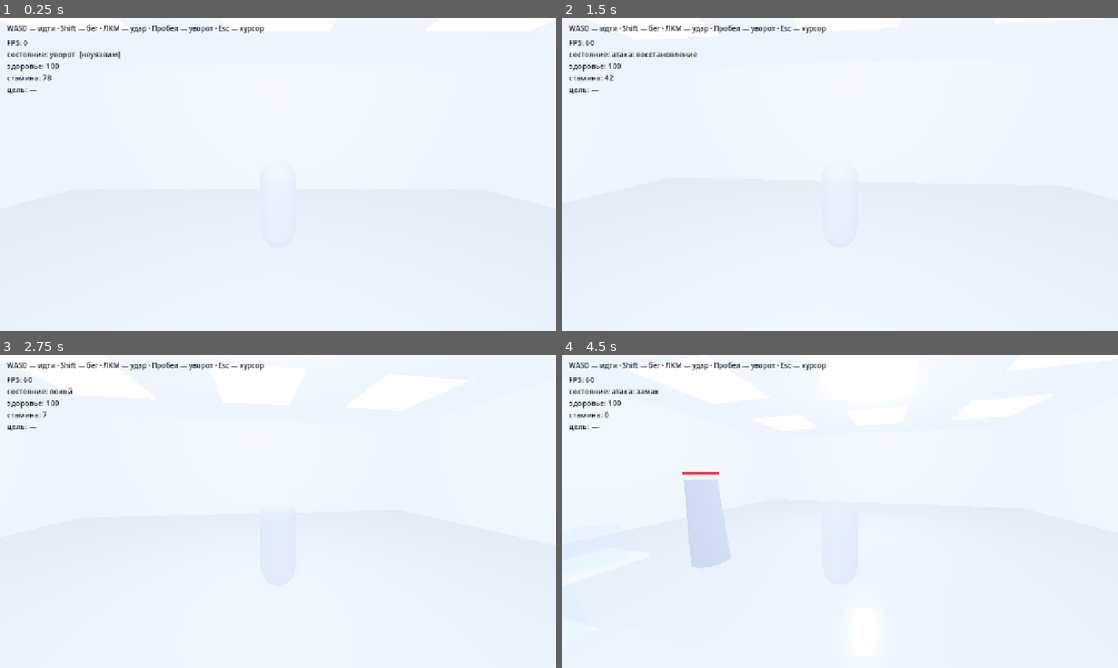
Above: before the commit, frames 1-4 (two rows, left to right).
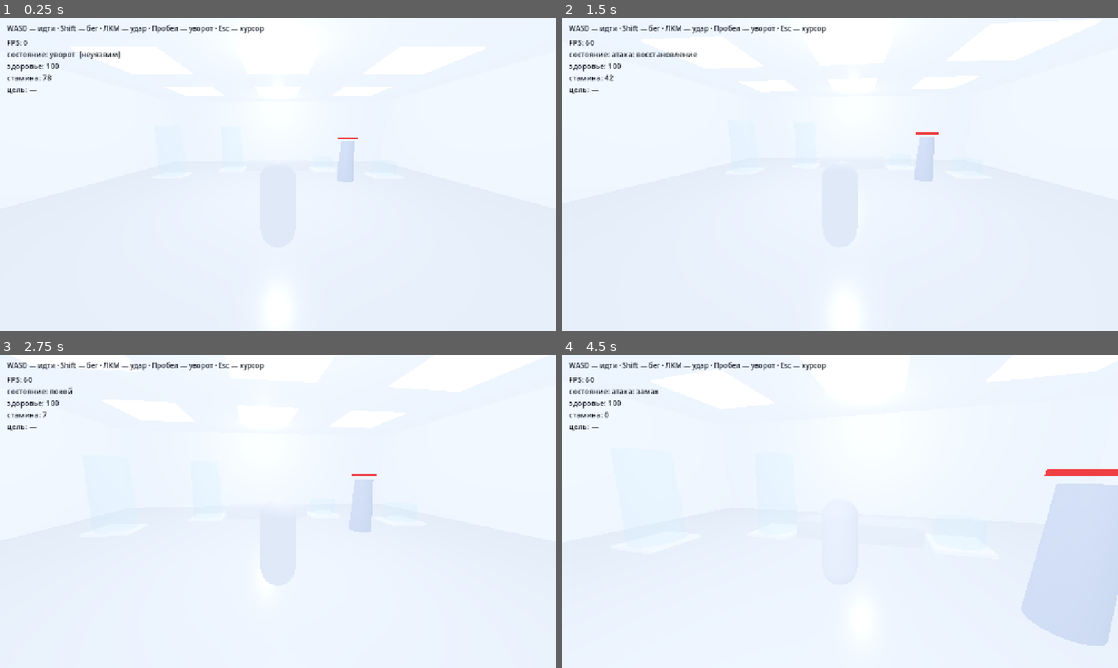
Above: after the commit, the same moments.

Repository: IAmStarhead/Project-Gene
Game: Godot game, scene res://scenes/main.tscn
Same seed, same stepped clock (60 frames per second), same inputs: the game is played once before the commit and once after it.
Inputs (mouse positions are in pixels of both pictures, inside the frame that each line leads up to):
- Up to frame 1 (0.25 s): no input
- Up to frame 2 (1.5 s): move the mouse to (867, 174) at 0.52 s; hold Space (dodge) 0.53-1.28 s; hold W (move_forward) from 0.53 s (still down); move the mouse to (812, 174) at 1.27 s; click (812, 174) at 1.35 s
- Up to frame 3 (2.75 s): keep holding W (move_forward); tap Space (dodge) at 1.55 s; move the mouse to (289, 505) at 2.02 s; hold Space (dodge) from 2.03 s (still down)
- Up to frame 4 (4.5 s): keep holding W (move_forward); move the mouse to (834, 517) at 2.77 s; release Space (dodge) at 2.78 s; tap Shift (run) at 2.85 s; tap Space (dodge) at 3.05 s; tap Enter at 3.5 s; move the mouse to (878, 514) at 3.52 s; hold Space (dodge) 3.53-4.28 s; move the mouse to (795, 508) at 4.27 s; click (795, 508) at 4.35 s

The runs differ from the first frame. In frame 1, 0.4% of the frame differs, in the area x 60-65%, y 38-53%; in frame 2, 0.5%; in frame 3, 0.4%; in frame 4, 5.8%, in the area x 21-100%, y 36-93%.

Commit message:
Исправлен поворот персонажа: модель смотрит в +Z, а не в -Z
Без этого персонаж поворачивался спиной к направлению движения
и конус удара не совпадал с камерой.

Co-authored-by: arena-agent <297053741+arena-agent@users.noreply.github.com>

Diff:
--- a/prototype/scripts/player.gd
+++ b/prototype/scripts/player.gd
@@ -132,7 +132,8 @@
 	velocity.z = move_toward(velocity.z, target.z, rate * delta)
 
 	if dir.length() > 0.0:
-		var want := atan2(dir.x, dir.z)
+		# модель смотрит в +Z, поэтому поворот считается от -Z
+		var want := atan2(-dir.x, -dir.z)
 		rotation.y = lerp_angle(rotation.y, want, min(1.0, delta * T.TURN_SPEED))
 
 
@@ -156,7 +157,7 @@
 		_dodge_dir = -global_transform.basis.z
 	_dodge_dir.y = 0.0
 	_dodge_dir = _dodge_dir.normalized()
-	rotation.y = atan2(_dodge_dir.x, _dodge_dir.z)
+	rotation.y = atan2(-_dodge_dir.x, -_dodge_dir.z)
 	_invulnerable = false
 
 
